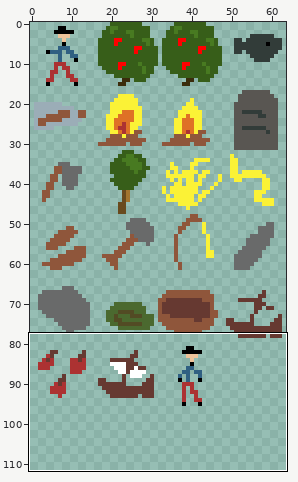
Two versions of one sprite sheet, Assets/textures/game_objects.png. The picture above shows the old version from afar; the outline marks the close-up.
Close-up. First the earlier version:
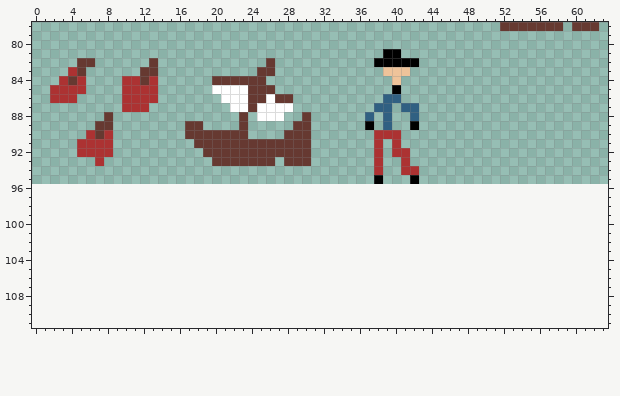
The file is 64x96 pixels. Shown: x 0..63, y 78..111. The old version is drawn lined up with the new one, on the new canvas.
Once edited:
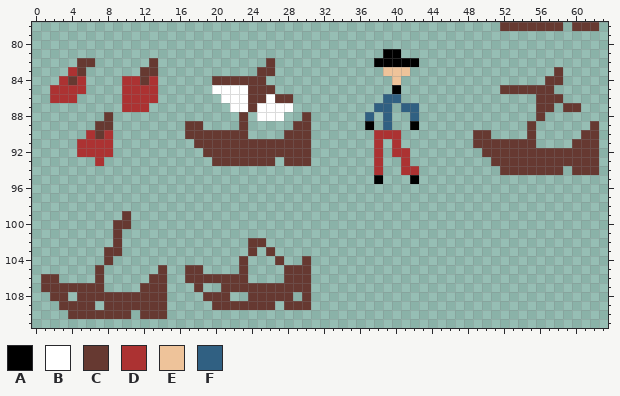
Palette (. is transparent): A #000000  B #ffffff  C #663931  D #ac3232  E #eec39a  F #306082
From old to new:
canvas 64x96 -> 64x112
Changed rows in their new state; - is an unchanged pixel.
first column x 49:
 83 ---------C----
 84 --------CC----
 85 ---CCCCCC-----
 86 -------CCC----
 87 -------CC-CC--
 88 -------C------
 89 ------C------C
 90 CC----C-----CC
 91 CCCCCCC----CCC
 92 -CCCCCCCCCCCCC
 93 --CCCCCCCCCCCC
 94 ---CCCCCCC-CCC
first column x 1:
 99 ---------C--------------------
100 --------CC--------------------
101 --------C---------------------
102 --------C--------------CC-----
103 -------CC--------------C-C----
104 -------C--------------C---C--C
105 ------C------C--CC----C----CCC
106 CC----C-----CC--CCCCCCC----CCC
107 CCCCCCC----CCC---C--CCCCCCCCCC
108 -CC-CCCCCCCCCC----CCC--CCCCC-C
109 --CCCC-CCCCCCC-----CCCCCCC-CCC
110 ---CCCCCCC-CCC----------------
